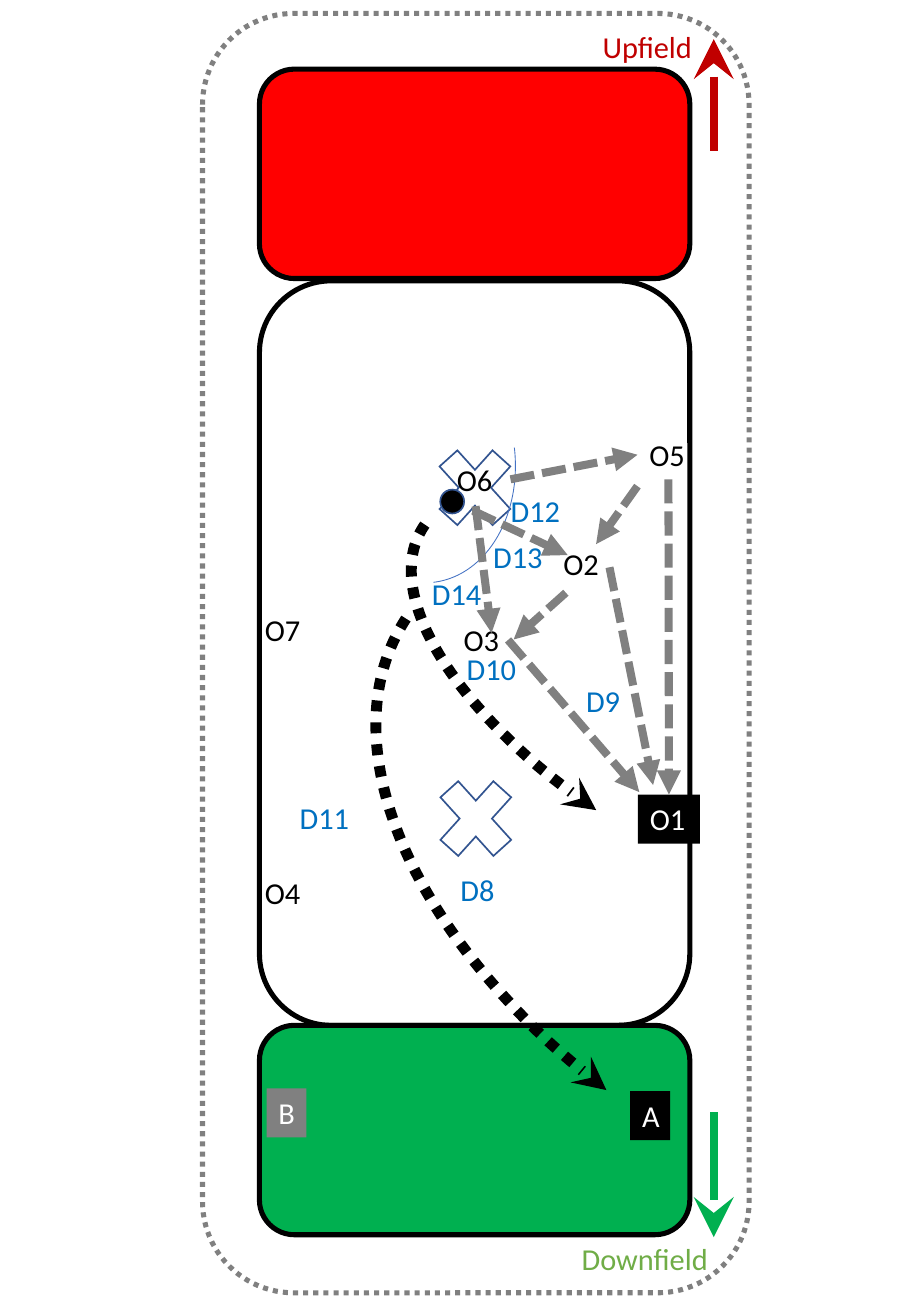
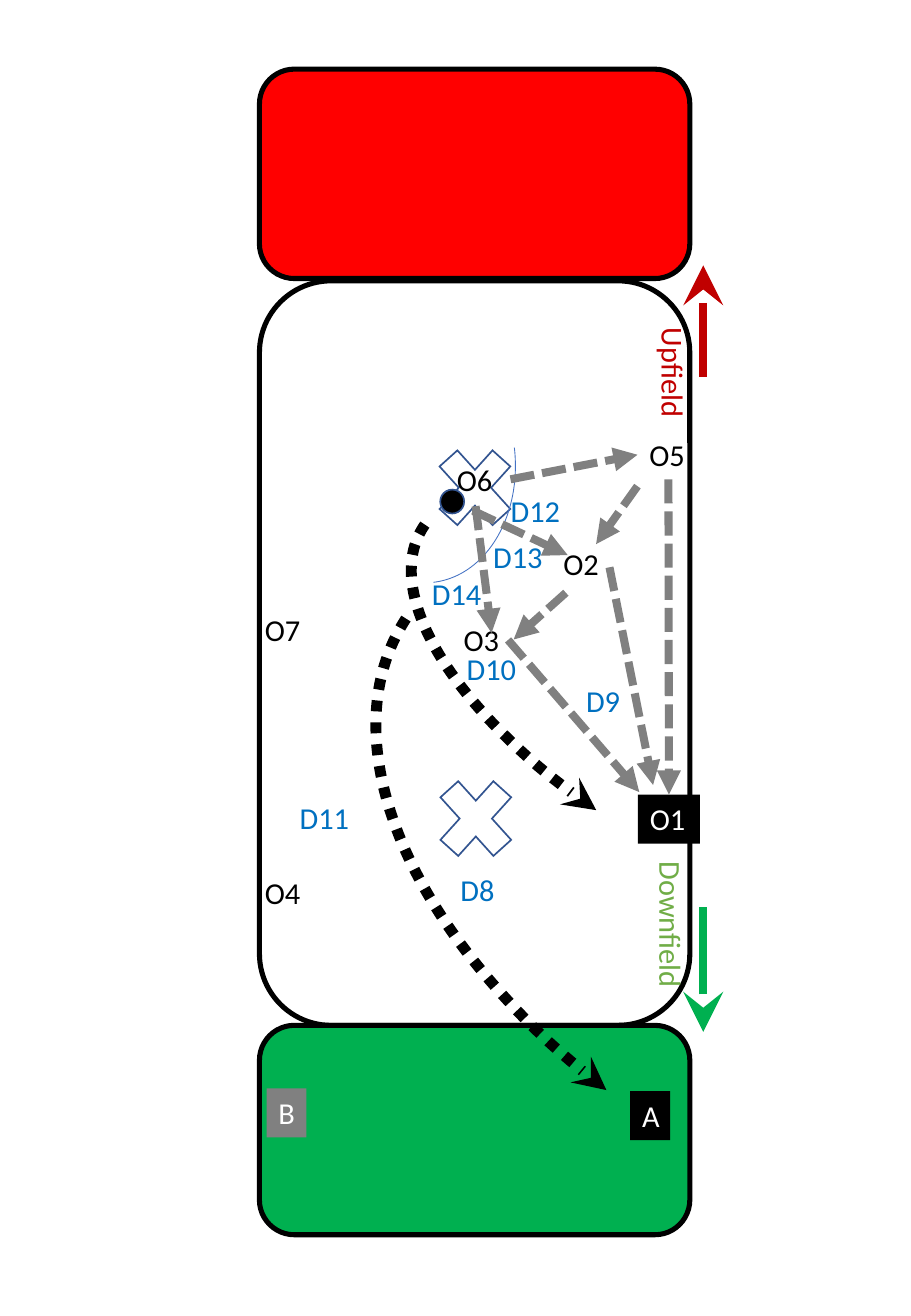
Before and after one commit to James-Reynolds/Ultimate-strategy-and-tactics, a slide deck: slide 8 of graphics/Graphics.pptx. Drawn at 911x1316 pixels with LibreOffice and Linux fonts; fonts in the diff are those of the drawing. Boxes give left, top, right and bottom in pixels: in the first picture for what was removed or moved away, otherwise in the second. Text is boxed around its words. In the diff, an @@ line names an element or a change of style, - is before the commit and + after.

```diff
--- a/graphics/Graphics.pptx
+++ b/graphics/Graphics.pptx
@@ rounded rectangle removed at (x1=203, y1=13, x2=749, y2=1292) @@
@@ arrow moved from (714, 39) - (714, 151) to (703, 265) - (703, 377) @@
@@ text "Upfield" moved from (x1=603, y1=37, x2=692, y2=63) to (x1=654, y1=336, x2=691, y2=415) @@
@@ text "Upfield" at (x1=654, y1=336, x2=691, y2=415): rotation 0 to 90 degrees @@
@@ text "Downfield" at (x1=651, y1=874, x2=688, y2=984): rotation 0 to 90 degrees @@
@@ text "Downfield" moved from (x1=582, y1=1249, x2=708, y2=1278) to (x1=651, y1=874, x2=688, y2=984) @@
@@ arrow moved from (714, 1237) - (714, 1113) to (703, 1031) - (703, 907) @@
```
Also in this commit, not shown: 8 other slides changed, 7 other files.
